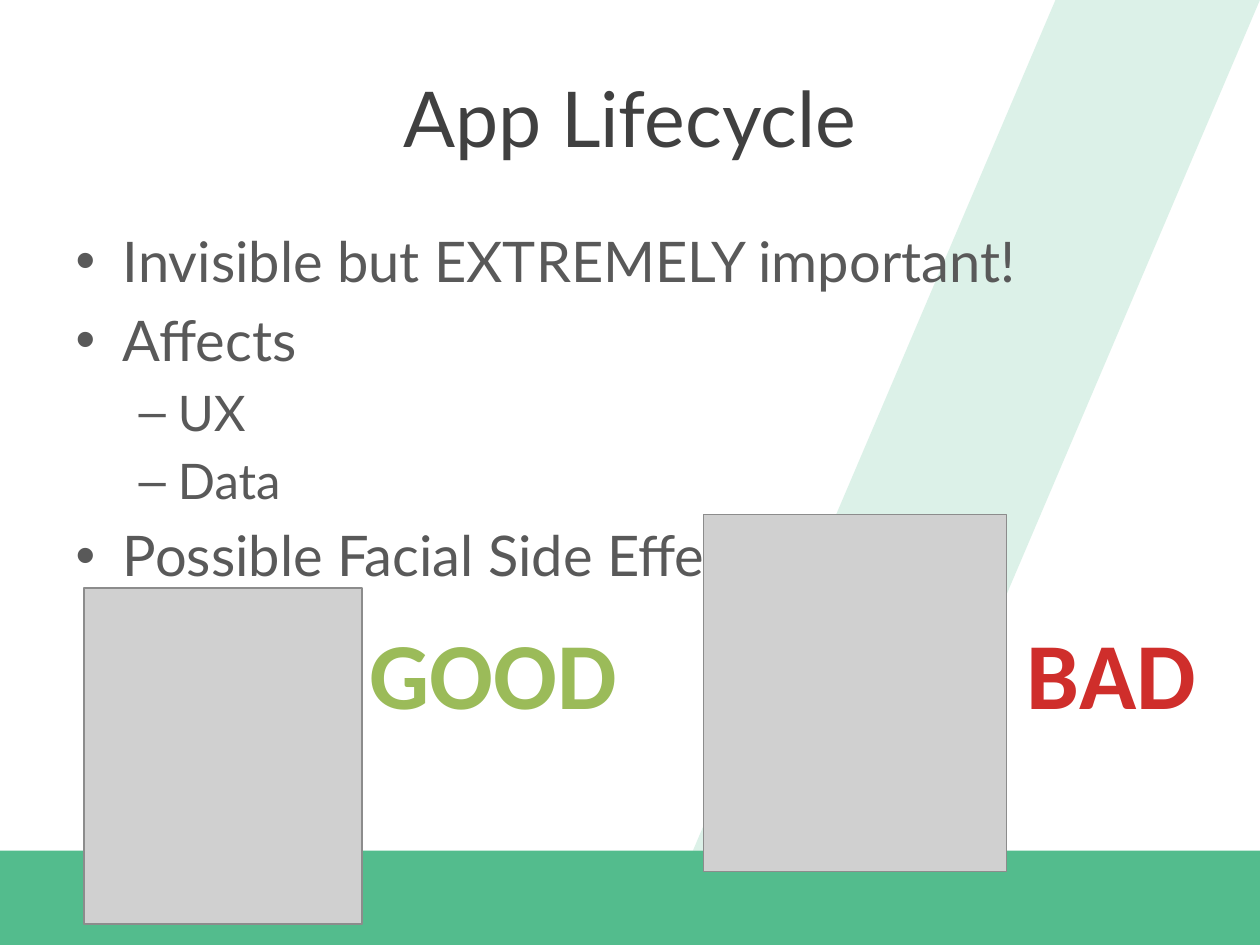
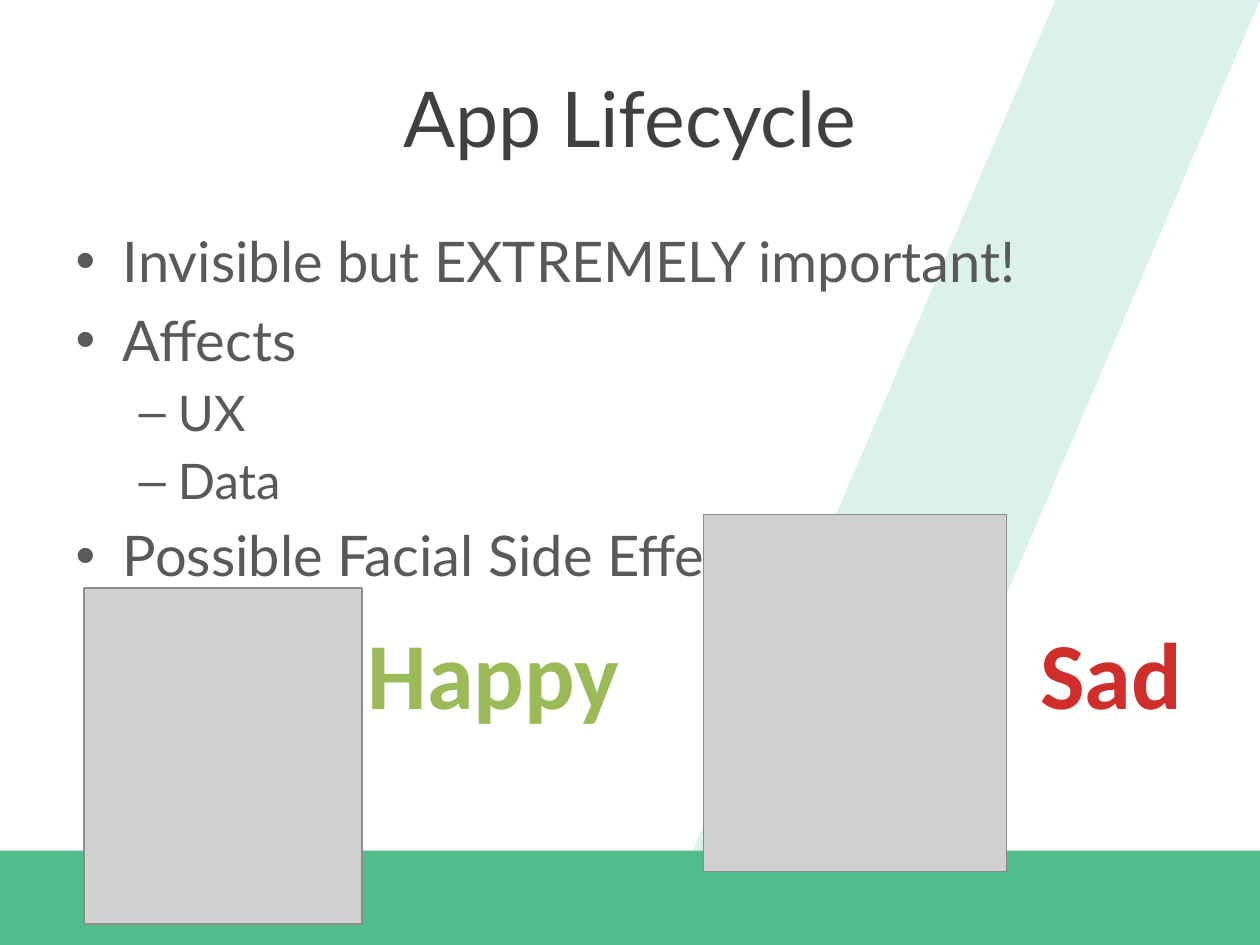
Before and after one commit to dannydwarren/CrawlWalkTalk, a slide deck: slide 3 of Crawl Walk Talk_Windows Phone 8.1 App Lifecycle and Speech API.pptx. Drawn at 1260x945 pixels with LibreOffice and Linux fonts; fonts in the diff are those of the drawing; grey boxes stand for pictures; background and template pictures are left out. Boxes give left, top, right and bottom in pixels: in the first picture for what was removed or moved away, otherwise in the second. Text is boxed around its words. In the diff, an @@ line names an element or a change of style, - is before the commit and + after.

Commit message:
-Updated Lifecycle Slide -Added Editable Lifecycle Image

```diff
--- a/Crawl Walk Talk_Windows Phone 8.1 App Lifecycle and Speech API.pptx
+++ b/Crawl Walk Talk_Windows Phone 8.1 App Lifecycle and Speech API.pptx
@@ text at (x1=368, y1=647, x2=620, y2=724): text changed @@
-GOOD
+Happy
@@ text at (x1=1040, y1=642, x2=1182, y2=710): text changed @@
-BAD
+Sad
```
Also in this commit, not shown: 1 other slide changed, 1 slide added, 1 slide removed, 1 other file.
